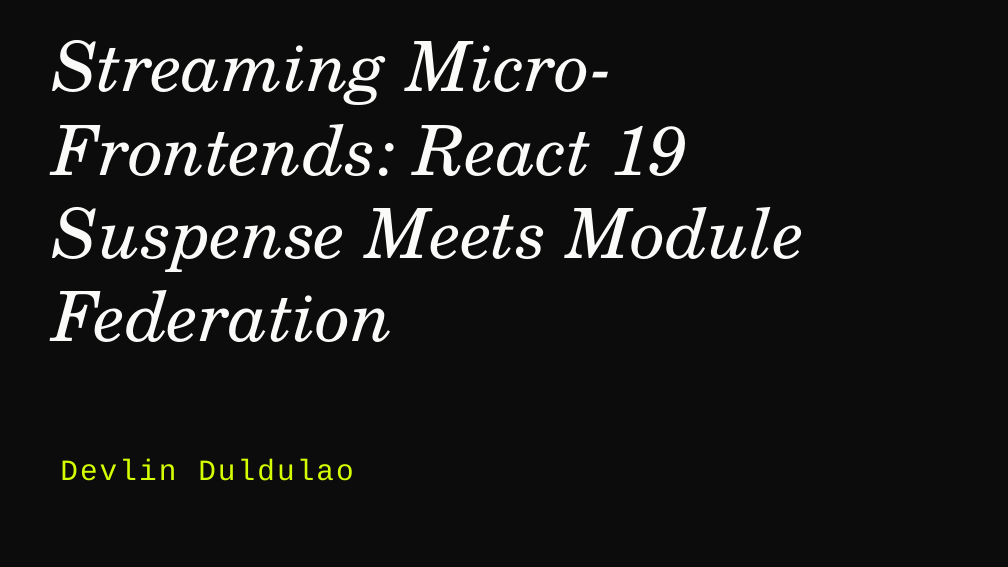
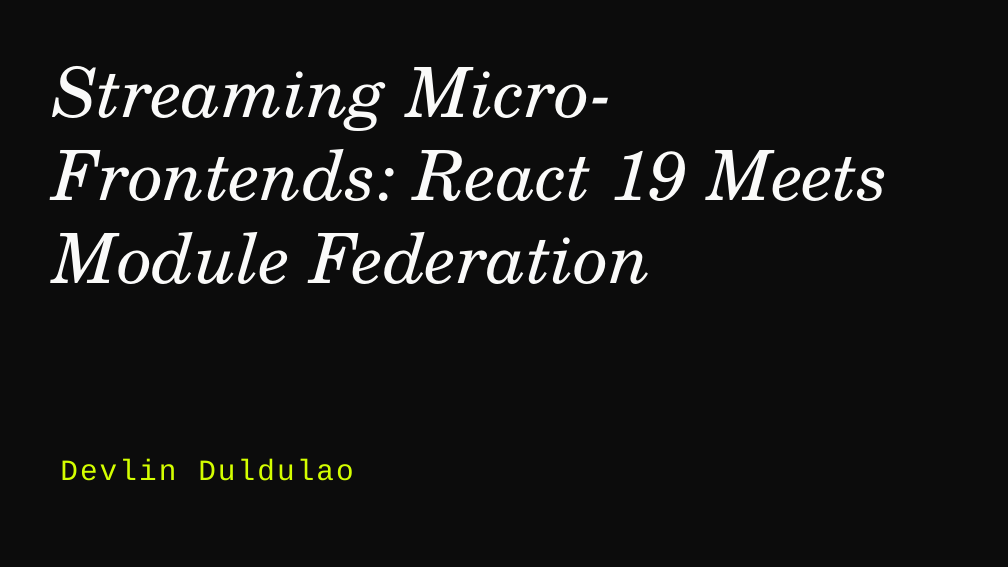
Before and after one commit to devlinduldulao/module-federation-demo, a slide deck: slide 1 of presentation/module-federation.pptx. Drawn at 1008x567 pixels with LibreOffice and Linux fonts; fonts in the diff are those of the drawing. Boxes give left, top, right and bottom in pixels: in the first picture for what was removed or moved away, otherwise in the second. Text is boxed around its words. In the diff, an @@ line names an element or a change of style, - is before the commit and + after.

```diff
--- a/presentation/module-federation.pptx
+++ b/presentation/module-federation.pptx
@@ text at (53, 66, 889, 284): text changed @@
-Streaming Micro-Frontends: React 19 Suspense Meets Module Federation
+Streaming Micro-Frontends: React 19 Meets Module Federation
```
Also in this commit, not shown: 15 other slides changed, 1 slide removed.
